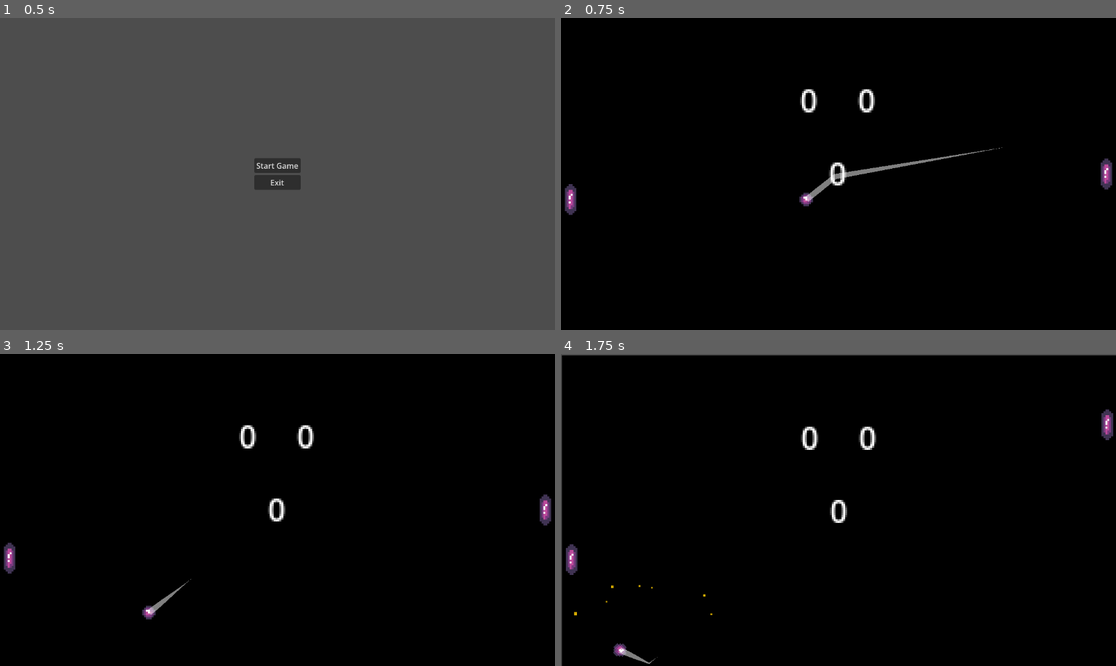
Above: before the commit, frames 1-4 (two rows, left to right).
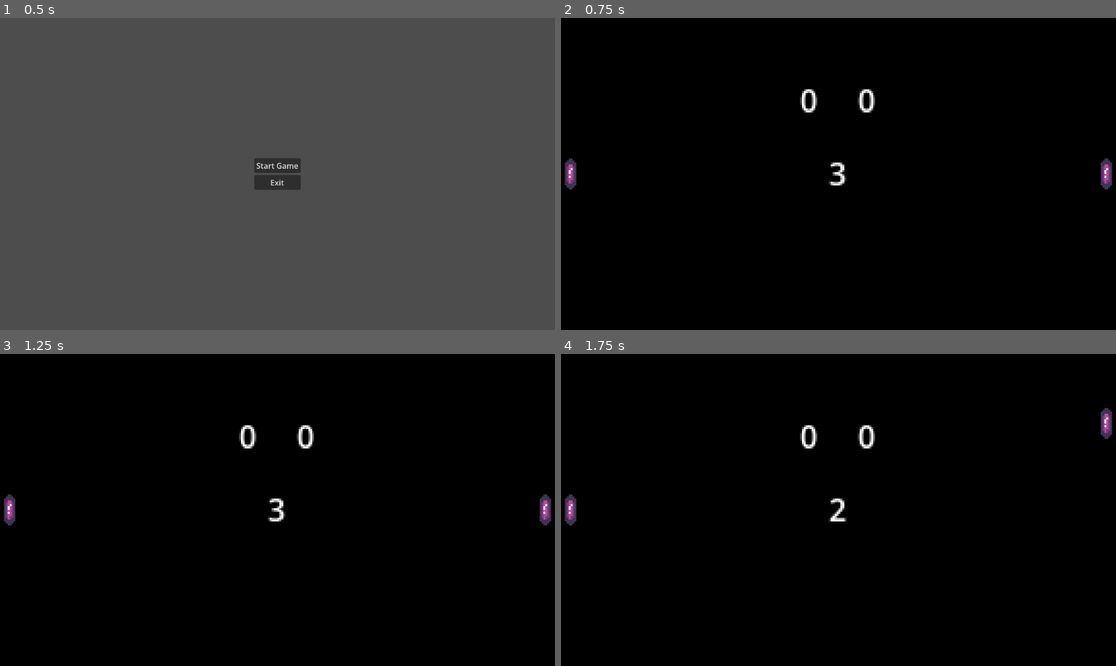
Above: after the commit, the same moments.

Repository: mmusialek/la_pong_2d
Game: Godot game, scene res://scenes/levels/main_menu.tscn
Same seed, same stepped clock (60 frames per second), same inputs: the game is played once before the commit and once after it.
Inputs:
- Up to frame 1 (0.5 s): no input
- Up to frame 2 (0.75 s): click "Start Game" at 0.5 s
- Up to frame 3 (1.25 s): no input
- Up to frame 4 (1.75 s): hold Up (ui_up) from 1.28 s (still down)

Frame 1 is identical in both runs. In frame 2, 0.9% of the frame differs, in the area x 0-80%, y 41-64%; in frame 3, 0.7%; in frame 4, 1.8%, in the area x 0-100%, y 0-100%.

Commit message:
Add countdown timer functionality and reset ball state at startup

Diff:
--- a/src/scenes/levels/level1.tscn
+++ b/src/scenes/levels/level1.tscn
@@ -6,7 +6,7 @@
 [ext_resource type="Script" uid="uid://d1ikon7ldk6ju" path="res://scripts/GameStartTimer.gd" id="1_uid3o"]
 [ext_resource type="PackedScene" uid="uid://kijfk4tefp4j" path="res://scenes/packages/killzone.tscn" id="5_8layh"]
 [ext_resource type="Script" uid="uid://mdm0usjgcyj" path="res://scripts/camera_shake.gd" id="6_cshak"]
-[ext_resource type="Script" uid="uid://cvat2uhm8uiqx" path="res://scripts/level1.gd" id="7_level1"]
+[ext_resource type="Script" uid="uid://cvat2uhm8uiqx" path="res://scripts/Level1.gd" id="7_level1"]
 
 [sub_resource type="WorldBoundaryShape2D" id="WorldBoundaryShape2D_xyo0s"]
 normal = Vector2(0, 1)
--- a/src/scripts/GameStartTimer.gd
+++ b/src/scripts/GameStartTimer.gd
@@ -7,8 +7,15 @@
 
 func _ready():
 	timer.timeout.connect(_on_timer_timeout)
+	# when the level is first loaded we want the countdown to run
+	# the ball hasn't emitted game_reset yet, so trigger it manually
+	_on_ball_game_reset()
 
 func _on_ball_game_reset():
+	# make sure the ball is in its reset/hidden state before the countdown
+	if ball.has_method("__reset"):
+		ball.__reset()
+
 	$TimerLabel.text = str(timerTimeouts)
 	$TimerLabel.visible = true
 	timer.start()
--- a/src/scripts/ball.gd
+++ b/src/scripts/ball.gd
@@ -29,6 +29,7 @@
 var player_scored_sound
 
 func _ready():
+	# initial random velocity direction, will be overwritten by __reset()
 	velocity.x = [-1,1][randi()%2]
 	velocity.y = [-0.8,0.8][randi()%2]
 	player = AudioStreamPlayer.new()
@@ -42,6 +43,9 @@
 	curve.add_point(Vector2(0, 0))
 	curve.add_point(Vector2(1, 1))
 	trail.width_curve = curve
+
+	# make sure the ball starts in the reset (hidden, stopped) state
+	__reset()
 
 func _physics_process(delta):
 	var new_velo = velocity * current_speed * delta
@@ -121,7 +125,9 @@
 
 func __reset():
 	hide()
-	trail.clear_points()
+	# trail may not be initialized if this is called before _ready
+	if trail:
+		trail.clear_points()
 	set_physics_process(false)
 	set_process(false)
 	rotation_speed = 0.0
Not shown, changed: doc/changelog.md
